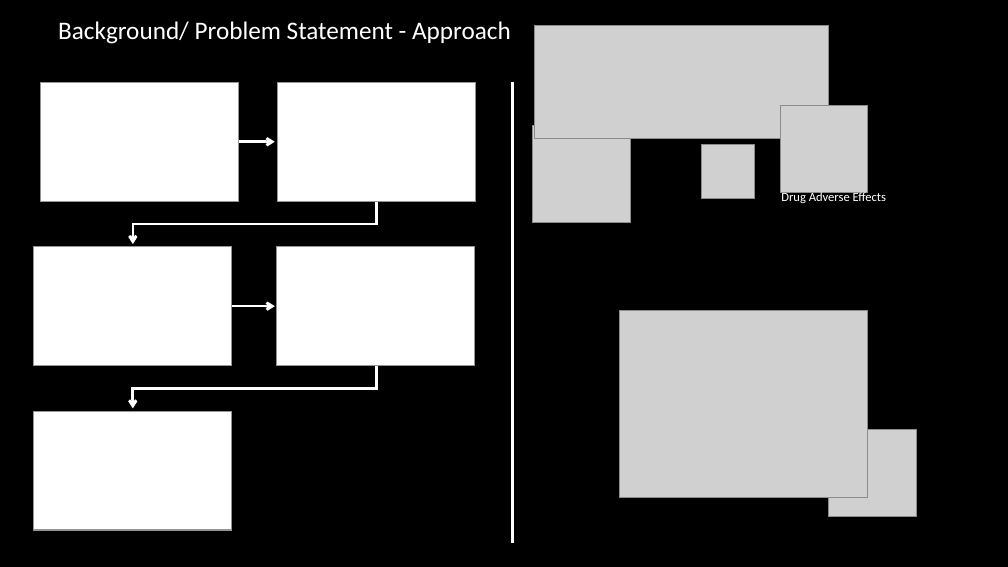
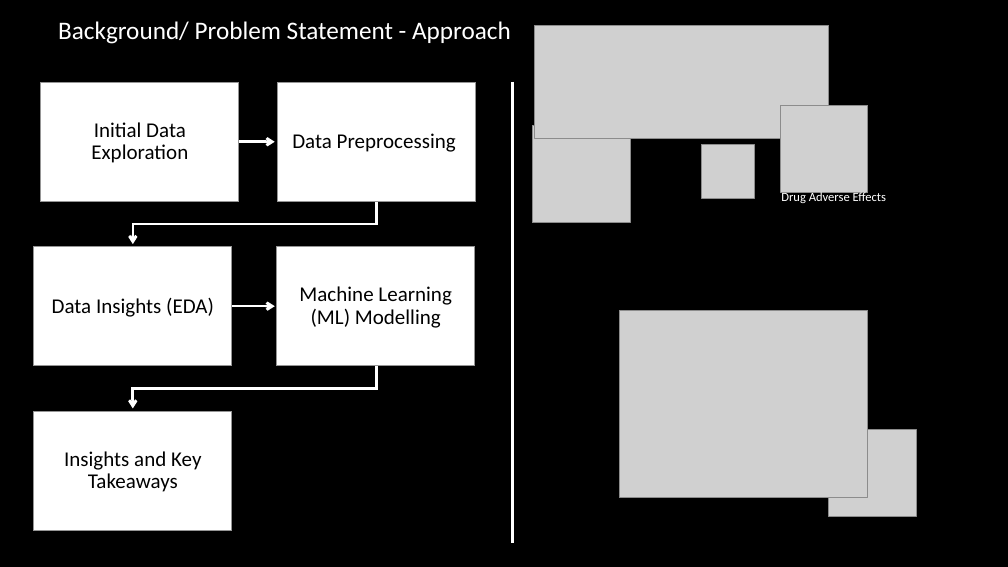
Before and after one commit to Nntraveler/CDSSHackathon, a slide deck: slide 2 of Hackathon.pptx (slide 3 before the commit). Drawn at 1008x567 pixels with LibreOffice and Linux fonts; fonts in the diff are those of the drawing; grey boxes stand for pictures. Boxes give left, top, right and bottom in pixels: in the first picture for what was removed or moved away, otherwise in the second. Text is boxed around its words. In the diff, an @@ line names an element or a change of style, - is before the commit and + after.

Commit message:
update slides

```diff
--- a/Hackathon.pptx
+++ b/Hackathon.pptx
@@ group added at (x1=52, y1=122, x2=456, y2=492): 5 texts @@
+Initial Data Exploration
+Data Preprocessing
+Data Insights (EDA)
+Machine Learning (ML) Modelling
+Insights and Key Takeaways
```
Also in this commit, not shown: 4 other slides changed, 2 slides added, 1 slide removed.
